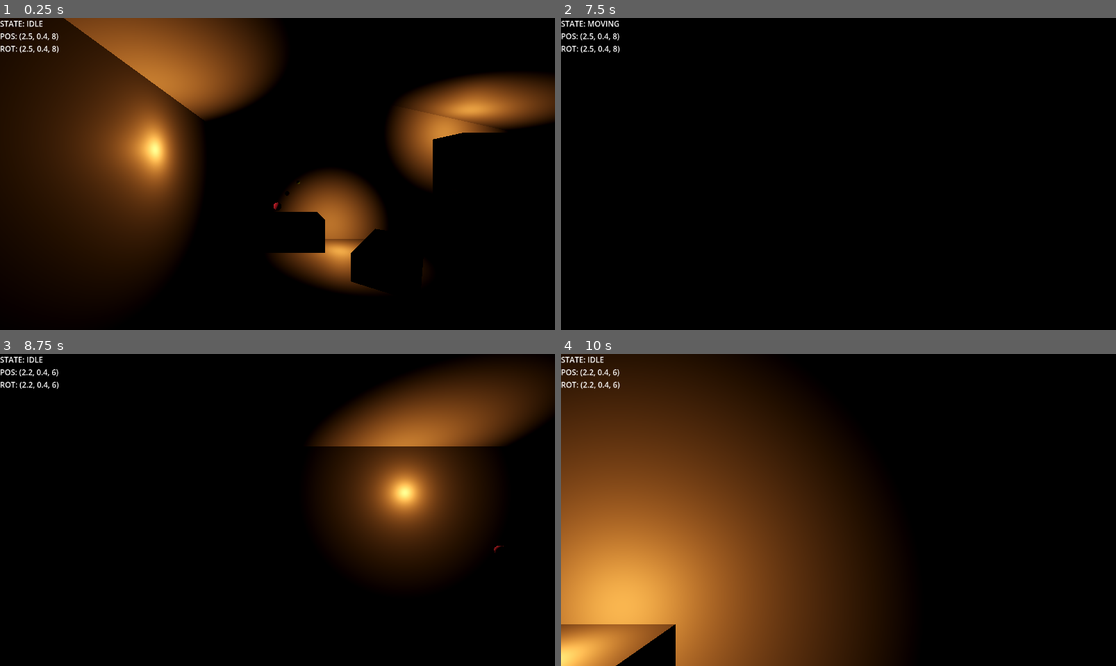
Above: before the commit, frames 1-4 (two rows, left to right).
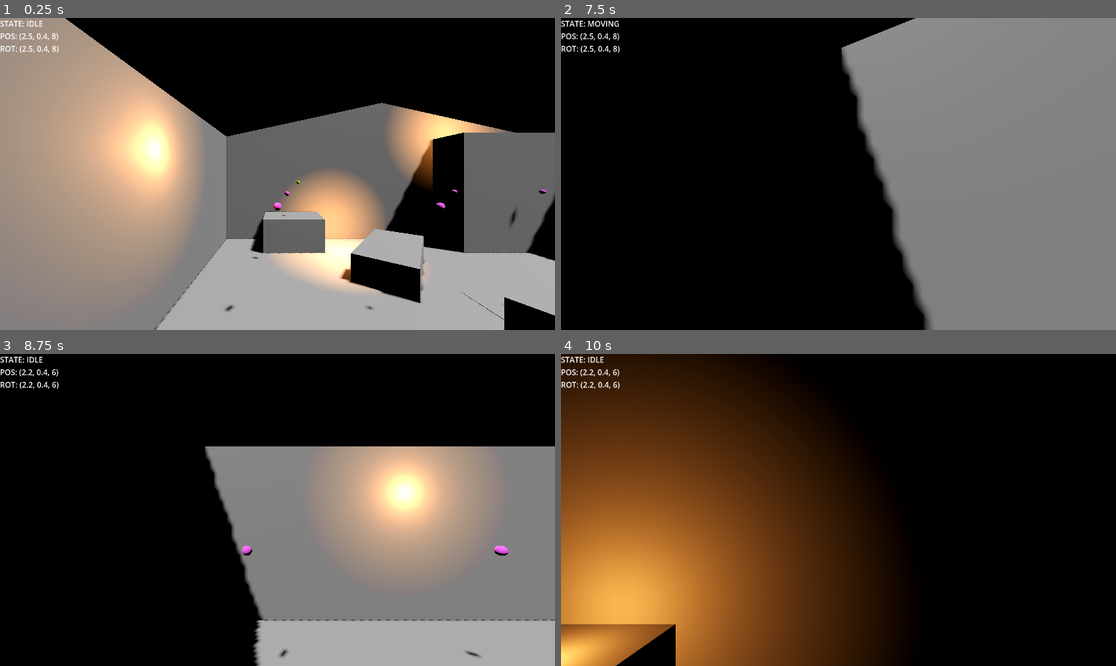
Above: after the commit, the same moments.

Repository: DeepRestGames/shadow-and-alchemy
Game: Godot game, scene res://Scenes/MainScene_Prototype01.tscn
Two runs of this game, one before a commit and one after it. Both use one fixed random seed, a clock stepped at 60 frames per second and the inputs below.
Inputs (mouse positions are in pixels of both pictures, inside the frame that each line leads up to):
- Up to frame 1 (0.25 s): no input
- Up to frame 2 (7.5 s): tap Enter at 0.5, 2, 3.5 s; move the mouse to (960, 158) at 0.52 s; hold D (turn_right) 0.53-1.28 s; click (960, 158) at 0.6 s; tap Space at 1.25, 2.75, 4.25 s; move the mouse to (727, 189) at 1.27 s; hold S (move_backward) 1.28-2.03 s; click (727, 189) at 1.35 s; move the mouse to (894, 105) at 2.02 s; hold D (turn_right) 2.03-2.78 s; click (894, 105) at 2.1 s; move the mouse to (810, 236) at 2.77 s; hold W (move_forward) 2.78-3.53 s; click (810, 236) at 2.85 s; move the mouse to (1005, 220) at 3.52 s; hold A (turn_left) 3.53-5.03 s; click (1005, 220) at 3.6 s; move the mouse to (672, 127) at 4.27 s; click (672, 127) at 4.35 s; move the mouse to (866, 174) at 5.02 s; hold S (move_backward) 5.03-5.78 s; click (866, 174) at 5.1 s; move the mouse to (755, 96) at 5.77 s; hold D (turn_right) 5.78-6.53 s; click (755, 96) at 5.85 s; move the mouse to (960, 158) at 6.52 s; hold W (move_forward) 6.53-7.28 s; click (960, 158) at 6.6 s; move the mouse to (727, 189) at 7.27 s; hold D (turn_right) from 7.28 s (still down); click (727, 189) at 7.35 s
- Up to frame 3 (8.75 s): move the mouse to (333, 441) at 8.02 s; release D (turn_right) at 8.03 s; hold S (move_backward) from 8.03 s (still down); click (333, 441) at 8.1 s
- Up to frame 4 (10 s): move the mouse to (810, 572) at 8.77 s; release S (move_backward) at 8.78 s; hold A (turn_left) 8.78-9.53 s; click (810, 572) at 8.85 s; move the mouse to (1005, 556) at 9.52 s; hold W (move_forward) from 9.53 s (still down); click (1005, 556) at 9.6 s

The runs differ from the first frame. In frame 1, 80% of the frame differs, in the area x 0-100%, y 0-100%; in frame 2, 42%; in frame 3, 49%; in frame 4, nothing differs.

Commit message:
Removed Prop_Focus, reduced raycast 3D object interaction lenght

Diff:
--- a/Scenes/InteractionSystem/InteractionSystemTest.tscn
+++ b/Scenes/InteractionSystem/InteractionSystemTest.tscn
@@ -1,9 +1,8 @@
-[gd_scene load_steps=11 format=3 uid="uid://u041ieqpou71"]
+[gd_scene load_steps=9 format=3 uid="uid://u041ieqpou71"]
 
 [ext_resource type="Script" path="res://Scripts/InteractionSystem/Prop_Interaction.gd" id="1_38v8p"]
 [ext_resource type="Script" path="res://Scripts/InteractionSystem/InteractionSystem.gd" id="1_bm1sk"]
 [ext_resource type="Script" path="res://Scripts/InteractionSystem/Prop_Pickup.gd" id="2_6qrrl"]
-[ext_resource type="Script" path="res://Scripts/InteractionSystem/Prop_Focus.gd" id="3_rrgj2"]
 
 [sub_resource type="ProceduralSkyMaterial" id="ProceduralSkyMaterial_0fie3"]
 sky_top_color = Color(0, 0, 0, 1)
@@ -17,9 +16,6 @@
 [sub_resource type="Environment" id="Environment_j6rjh"]
 background_mode = 2
 sky = SubResource("Sky_xa36o")
-
-[sub_resource type="StandardMaterial3D" id="StandardMaterial3D_wr4ug"]
-albedo_color = Color(0, 1, 0, 1)
 
 [sub_resource type="StandardMaterial3D" id="StandardMaterial3D_8yacx"]
 albedo_color = Color(0.891291, 4.18738e-06, 8.66354e-07, 1)
@@ -46,15 +42,6 @@
 [node name="Props" type="Node3D" parent="."]
 transform = Transform3D(1, 0, 0, 0, 1, 0, 0, 0, 1, 0, 0, -1.8)
 
-[node name="GreenBottle" type="CSGCylinder3D" parent="Props"]
-transform = Transform3D(1, 0, 0, 0, 1, 0, 0, 0, 1, 1.18286, -0.442372, -0.188978)
-use_collision = true
-collision_layer = 2
-radius = 0.1
-height = 0.3
-material = SubResource("StandardMaterial3D_wr4ug")
-script = ExtResource("3_rrgj2")
-
 [node name="RedBottle" type="CSGCylinder3D" parent="Props"]
 transform = Transform3D(1, 0, 0, 0, 1, 0, 0, 0, 1, -0.861502, -0.442372, 0.0175322)
 use_collision = true
--- a/Scenes/MainScene_Prototype01.tscn
+++ b/Scenes/MainScene_Prototype01.tscn
@@ -1,8 +1,11 @@
-[gd_scene load_steps=7 format=3 uid="uid://6hoi0bkmcnyt"]
+[gd_scene load_steps=12 format=3 uid="uid://6hoi0bkmcnyt"]
 
 [ext_resource type="PackedScene" uid="uid://bhv1boykqvw23" path="res://Scenes/PlayerMovement/NavigationPoint.tscn" id="1_fg33c"]
 [ext_resource type="PackedScene" uid="uid://d1ngk84wlraoa" path="res://Scenes/Player.tscn" id="1_jwaoo"]
+[ext_resource type="Script" path="res://Scripts/InteractionSystem/InteractionSystem.gd" id="2_v0y0g"]
 [ext_resource type="PackedScene" uid="uid://b68s0qxy7ri2k" path="res://Scenes/PlayerMovement/FocusPoint.tscn" id="3_8i0nq"]
+[ext_resource type="Script" path="res://Scripts/InteractionSystem/Prop_Interaction.gd" id="3_8lpg5"]
+[ext_resource type="Script" path="res://Scripts/InteractionSystem/Prop_Pickup.gd" id="4_cb70j"]
 
 [sub_resource type="ProceduralSkyMaterial" id="ProceduralSkyMaterial_vmfb6"]
 sky_top_color = Color(0, 0, 0, 1)
@@ -19,6 +22,12 @@
 sky = SubResource("Sky_kbluf")
 tonemap_mode = 2
 
+[sub_resource type="StandardMaterial3D" id="StandardMaterial3D_5dgea"]
+albedo_color = Color(0.891291, 4.18738e-06, 8.66354e-07, 1)
+
+[sub_resource type="StandardMaterial3D" id="StandardMaterial3D_qq2h3"]
+albedo_color = Color(0.00492994, 0.228797, 1, 1)
+
 [node name="MainScenePrototype01" type="Node3D"]
 
 [node name="DirectionalLight3D" type="DirectionalLight3D" parent="."]
@@ -32,6 +41,10 @@
 transform = Transform3D(-4.37114e-08, 0, 1, 0, 1, 0, -1, 0, -4.37114e-08, 2.5, 0, 8)
 current_navigation_point = NodePath("../Environment/NavigationPoints/StartingNavigationPoint")
 
+[node name="InteractionSystem" type="Node3D" parent="Player"]
+script = ExtResource("2_v0y0g")
+ray_lenght = 2.5
+
 [node name="Environment" type="Node3D" parent="."]
 
 [node name="Hut" type="Node3D" parent="Environment"]
@@ -62,6 +75,7 @@
 
 [node name="Roof" type="CSGPolygon3D" parent="Environment/Hut"]
 transform = Transform3D(-4.37114e-08, 0, 1, 0, 1, 0, -1, 0, -4.37114e-08, 5, 2.5, 5.9)
+visible = false
 polygon = PackedVector2Array(-5.4, -1.4, -5.4, -0.4, 1, 1, 7.2, -0.4, 7.2, -1.4, 1, 0)
 depth = 10.0
 
@@ -138,6 +152,24 @@
 transform = Transform3D(1, 0, 0, 0, 1, 0, 0, 0, 1, 0, 0.7, 9.4)
 light_color = Color(1, 0.607867, 0.266473, 1)
 omni_range = 2.0
+
+[node name="RedBottle" type="CSGCylinder3D" parent="Environment/Props"]
+transform = Transform3D(1, 0, 0, 0, 1, 0, 0, 0, 1, 2.48246, -0.127872, 4.55979)
+use_collision = true
+collision_layer = 2
+radius = 0.1
+height = 0.3
+material = SubResource("StandardMaterial3D_5dgea")
+script = ExtResource("3_8lpg5")
+
+[node name="BlueBottle" type="CSGCylinder3D" parent="Environment/Props"]
+transform = Transform3D(1, 0, 0, 0, 1, 0, 0, 0, 1, 3.04144, -0.127872, 2.48856)
+use_collision = true
+collision_layer = 2
+radius = 0.1
+height = 0.3
+material = SubResource("StandardMaterial3D_qq2h3")
+script = ExtResource("4_cb70j")
 
 [node name="NavigationPoints" type="Node3D" parent="Environment"]
 
--- a/Scripts/InteractionSystem/InteractionSystem.gd
+++ b/Scripts/InteractionSystem/InteractionSystem.gd
@@ -6,7 +6,7 @@
 var space_state: PhysicsDirectSpaceState3D
 
 @export var props_collision_layer := 2
-@export var ray_lenght: float
+@export_range(.5, 5) var ray_lenght: float
 
 var current_intersected_prop: Prop
 
@@ -15,7 +15,6 @@
 	viewport = get_viewport()
 	camera = viewport.get_camera_3d()
 	space_state = get_world_3d().direct_space_state
-	ray_lenght = camera.far
 
 
 func _input(event):
--- a/Scripts/InteractionSystem/Prop_Focus.gd
+++ /dev/null
@@ -1,5 +0,0 @@
-extends Prop
-
-
-func _interacted():
-	print("Focusing item!")
